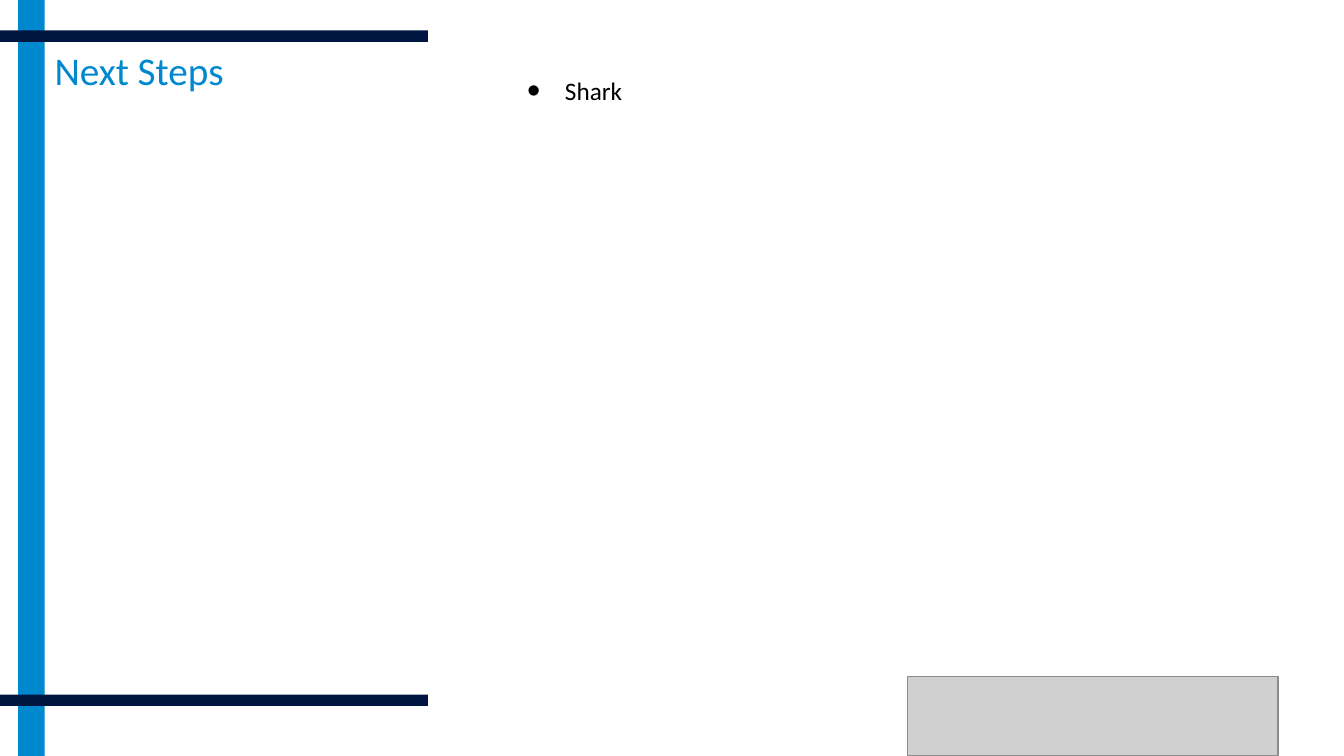
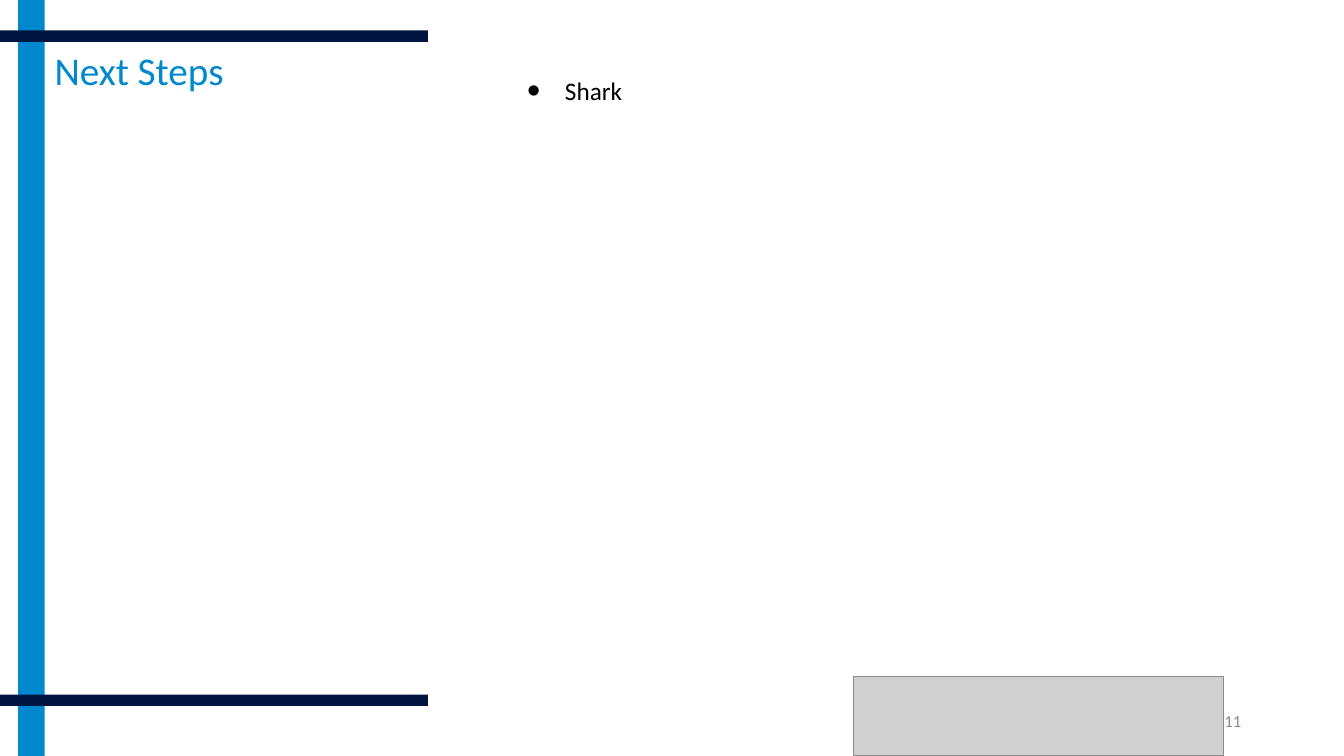
Before and after one commit to eamaccready/SharkDocs, a slide deck: slide 11 of RD Schematic Report.pptx. Drawn at 1344x756 pixels with LibreOffice and Linux fonts; fonts in the diff are those of the drawing; grey boxes stand for pictures. Boxes give left, top, right and bottom in pixels: in the first picture for what was removed or moved away, otherwise in the second. Text is boxed around its words. In the diff, an @@ line names an element or a change of style, - is before the commit and + after.

```diff
--- a/RD Schematic Report.pptx
+++ b/RD Schematic Report.pptx
@@ picture: place and size @@
-picture at [908, 678, 1278, 756]
+picture at [854, 678, 1224, 756]
@@ page number added at [1224, 716, 1241, 727], 12 pt, text #8C8C8C @@
+11
```
Also in this commit, not shown: 12 other slides changed, 3 other files.
